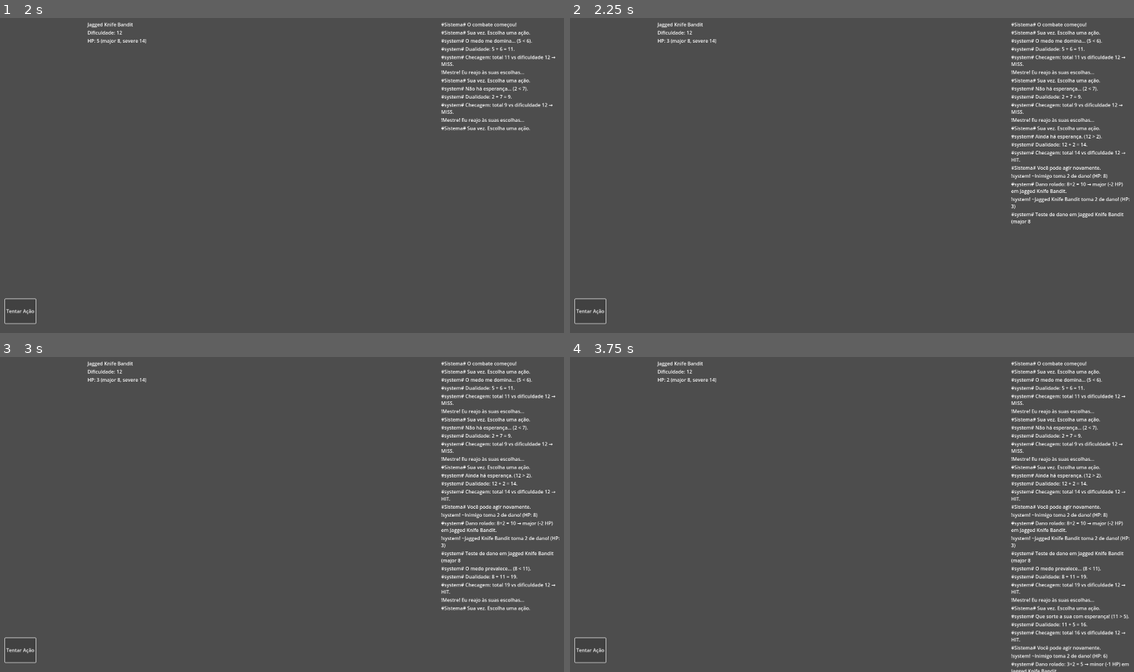
Above: before the commit, frames 1-4 (two rows, left to right).
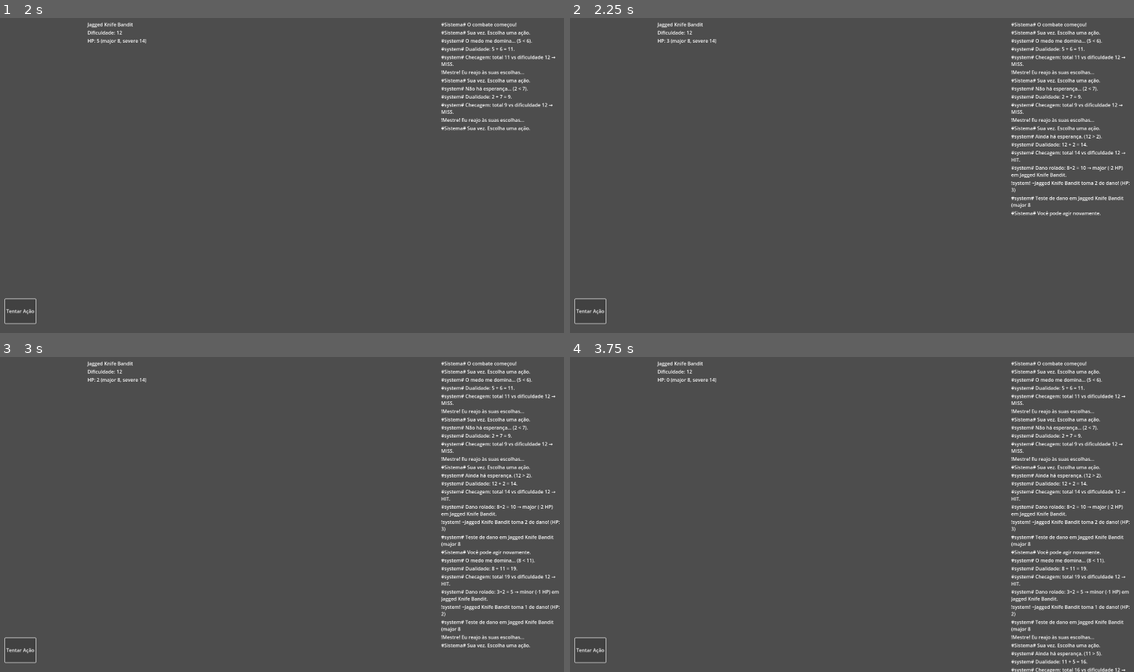
Above: after the commit, the same moments.

Repository: lucsantunes/daggerheart
Game: Godot game, scene res://scenes/CombatScene.tscn
Same seed, same stepped clock (60 frames per second), same inputs: the game is played once before the commit and once after it. The project has no main scene, so this scene is started directly.
Inputs:
- Up to frame 1 (2 s): click "Tentar Ação" at 0.5 s; click "Tentar Ação" at 1.25 s
- Up to frame 2 (2.25 s): click "Tentar Ação" at 2 s
- Up to frame 3 (3 s): tap Enter at 2.75 s; tap L at 2.85 s
- Up to frame 4 (3.75 s): tap Space at 3.5 s; tap L at 3.6 s

Frame 1 is identical in both runs. In frame 2, 1.0% of the frame differs, in the area x 78-100%, y 47-66%; in frame 3, 2.3%; in frame 4, 3.4%, in the area x 17-100%, y 6-100%.

Commit message:
Refactor combat scene logic to streamline turn management based on action outcomes. Update narration for clarity on player actions and turn continuation. Modify voice database files for improved gameplay feedback.

Diff:
--- a/scripts/combat_scene.gd
+++ b/scripts/combat_scene.gd
@@ -84,18 +84,11 @@
 			"result": ("HIT" if hit_success else "MISS")
 		})
 
-	# Turn flow: player continues on hope or crit; master reacts on fear
-	if result_type == "fear":
-		print("[CombatScene] Fear outcome. Passing turn to Master.")
-		turn_manager.end_player_turn()
-	else:
-		print("[CombatScene] Hope or Crit. Player may act again.")
-		chat_log.add_entry("Sistema", "Você pode agir novamente.", "narration")
+	# Determine if turn should end after resolving action (Fear or Miss)
+	var should_end_after := (result_type == "fear") or (not hit_success)
 
-	# Apply simplified combat effects
-	combat_manager.apply_attempt_outcome(result_type)
-	# On success, resolve attack against current target if hit
-	if (result_type == "hope" or result_type == "crit") and hit_success:
+	# Resolve attack only if hit
+	if hit_success:
 		if current_target != null:
 			combat_manager.resolve_attack(self, current_target, "2d8")
 			# Narrate the raw damage roll context for clarity
@@ -108,6 +101,17 @@
 			})
 		else:
 			print("[CombatScene] No target to attack.")
+
+	# End or continue turn based on outcome
+	if should_end_after:
+		if result_type == "fear":
+			print("[CombatScene] Fear outcome. Ending player turn after action.")
+		else:
+			print("[CombatScene] Miss. Ending player turn.")
+		turn_manager.end_player_turn()
+	else:
+		print("[CombatScene] Hope or Crit with hit. Player may act again.")
+		chat_log.add_entry("Sistema", "Você pode agir novamente.", "narration")
 
 
 func _on_damage_applied(target_name: String, amount: int, remaining_hp: int) -> void:
Binary file changed: data/database_voices.situation.translation
Binary file changed: data/database_voices.text.translation
